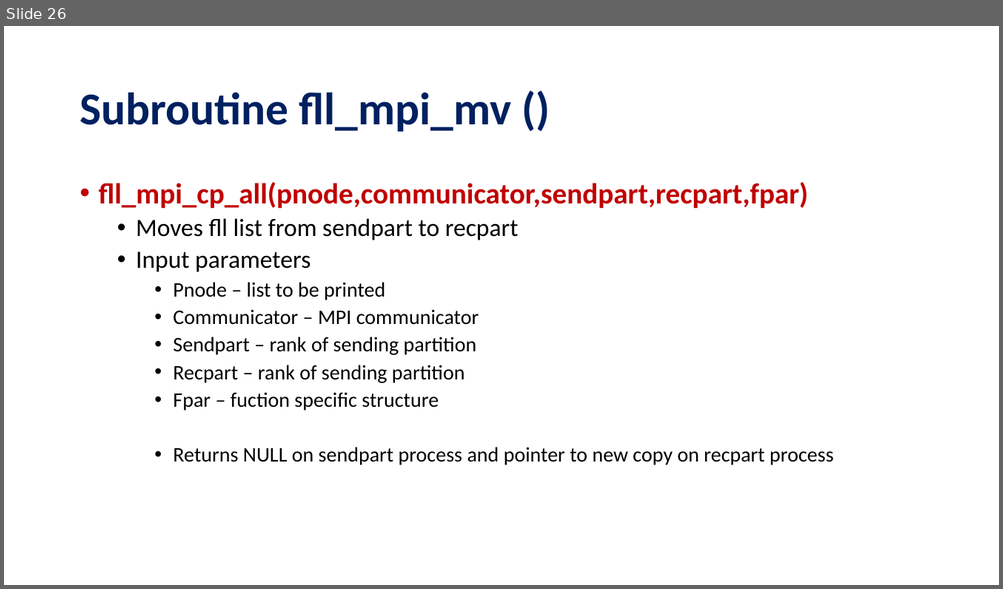
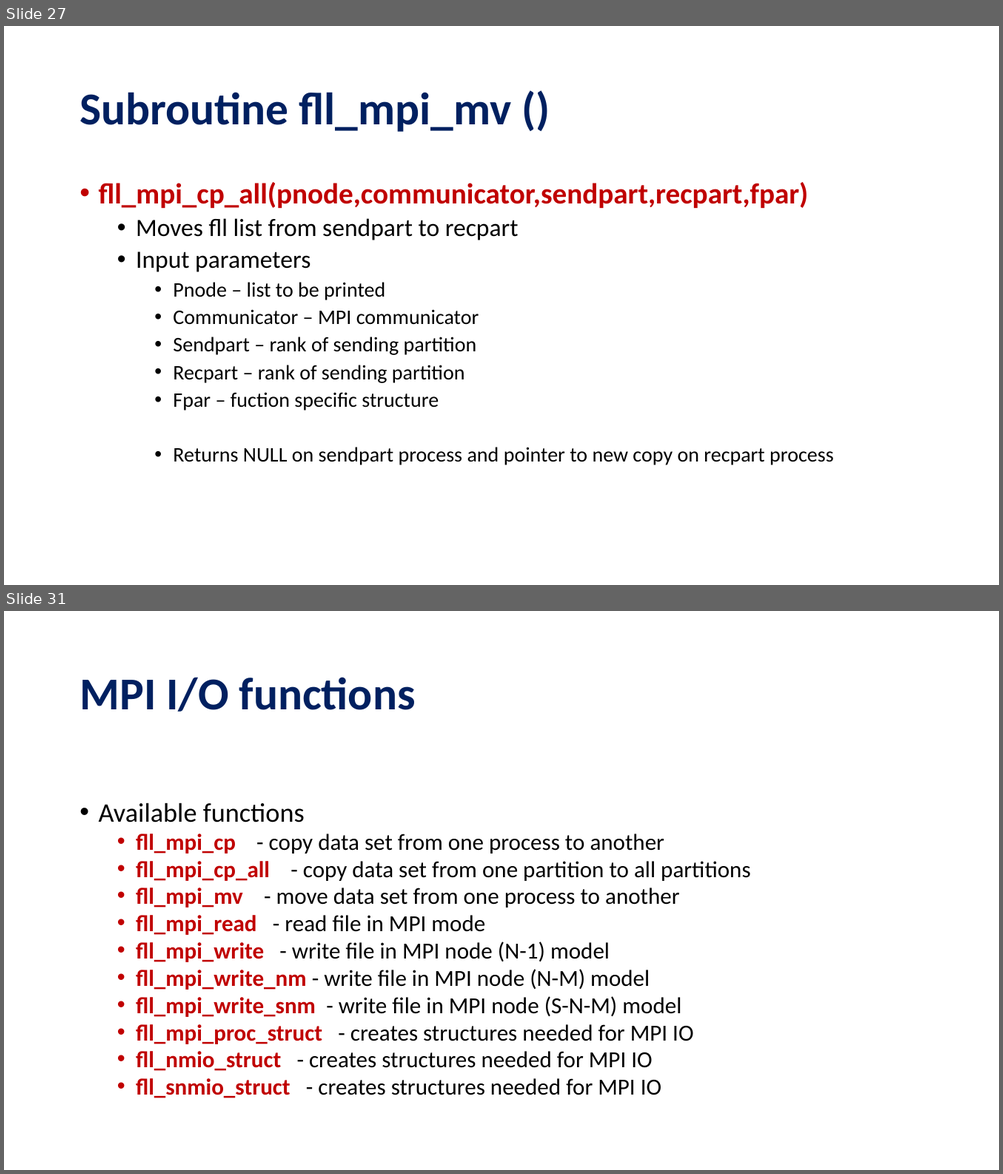
Before and after one commit to ZedThree/fort_depend.py, a slide deck: fll–FortranLinkedListLibrary.pptx. Shown one above the other, each under a label of ours: slide 26 before the commit, slides 27 and 31 after it; the slides between them are not shown. The pictures are 1003x589 and 1003x1174 pixels, drawn with LibreOffice and Linux fonts; fonts in the diff are those of the drawing. Boxes give left, top, right and bottom in pixels: in the first picture for what was removed or moved away, otherwise in the second. Text is boxed around its words. In the diff, an @@ line names an element or a change of style, - is before the commit and + after.

```diff
--- a/fll–FortranLinkedListLibrary.pptx
+++ b/fll–FortranLinkedListLibrary.pptx
@@ slide 31 added at bbox=[4, 611, 999, 1170], background #FFFFFF @@
@@ title added at bbox=[79, 677, 415, 712], 44 pt, text #002060, bold @@
+MPI I/O functions
@@ text added at bbox=[99, 803, 750, 1099], 22.2 pt, text #000000 @@
+• Available functions
+  • fll_mpi_cp - copy data set from one process to another
+  • fll_mpi_cp_all - copy data set from one partition to all partitions
+  • fll_mpi_mv - move data set from one process to another
+  • fll_mpi_read - read file in MPI mode
+  • fll_mpi_write - write file in MPI node (N-1) model
+  • fll_mpi_write_nm - write file in MPI node (N-M) model
+  • fll_mpi_write_snm - write file in MPI node (S-N-M) model
+  • fll_mpi_proc_struct - creates structures needed for MPI IO
+  • fll_nmio_struct - creates structures needed for MPI IO
+  • fll_snmio_struct - creates structures needed for MPI IO
@@ what was slide 26 is now slide 27 @@
```
Also in this commit, not shown: 2 slides changed, 8 other slides added, 1 other file.
